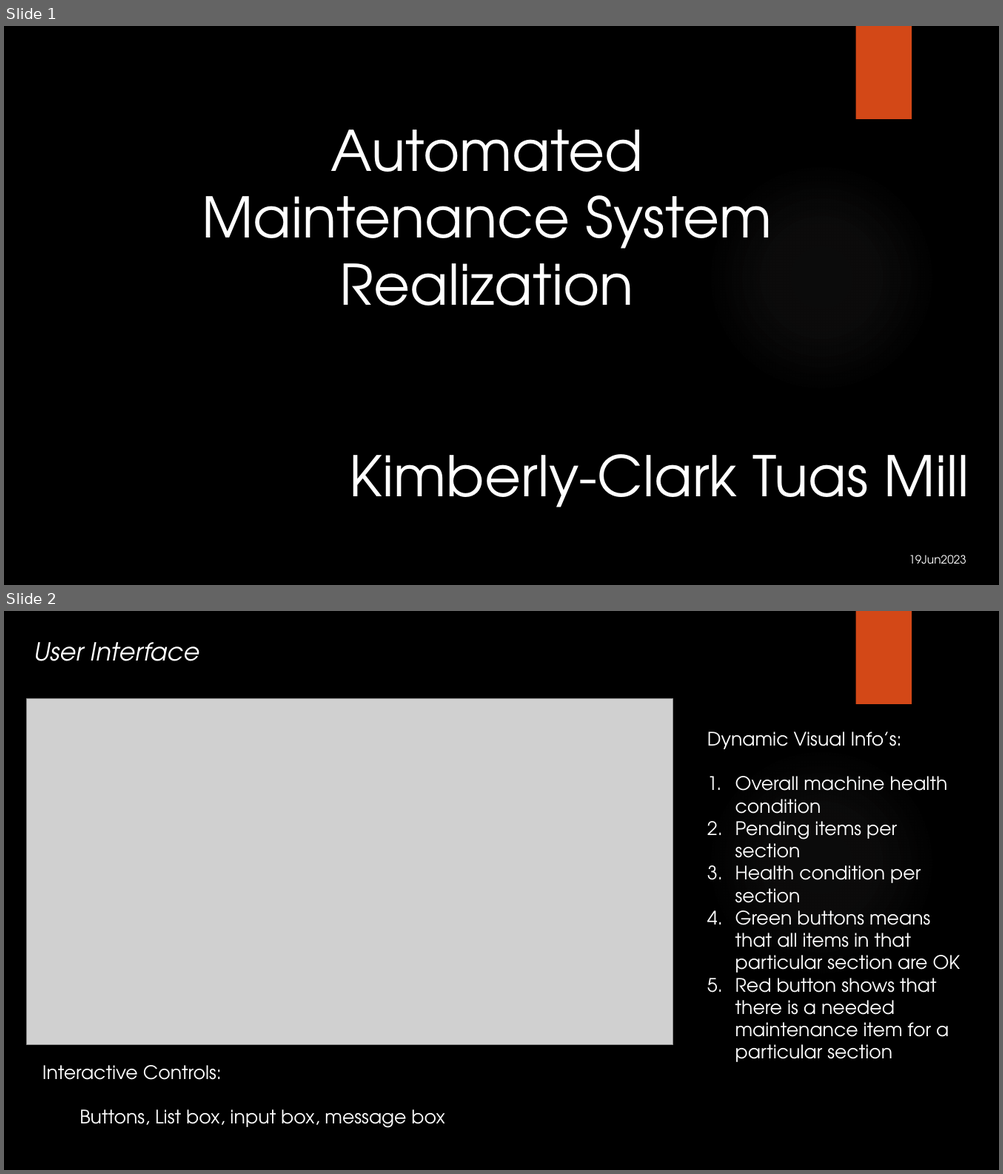
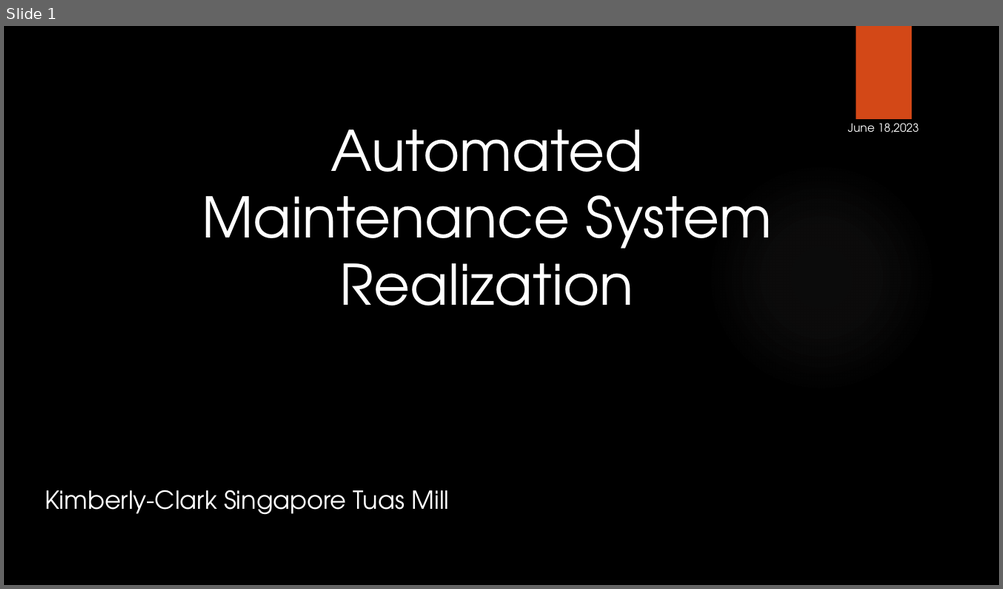
Before and after one commit to richard-DT/AutomatedPreventiveMaintenance, a slide deck: Automated Maintenance System.pptx. Shown one above the other, each under a label of ours: slides 1 and 2 before the commit, slide 1 after it. The pictures are 1003x1174 and 1003x589 pixels, drawn with LibreOffice and Linux fonts; fonts in the diff are those of the drawing; grey boxes stand for pictures; background and template pictures are left out. Boxes give left, top, right and bottom in pixels: in the first picture for what was removed or moved away, otherwise in the second. Text is boxed around its words. In the diff, an @@ line names an element or a change of style, - is before the commit and + after.

```diff
--- a/Automated Maintenance System.pptx
+++ b/Automated Maintenance System.pptx
@@ slide 2 removed at box(4, 611, 999, 1170), background picture (left out); not listed: 2 template elements that a slide beside it also shows @@
@@ text removed at box(34, 642, 199, 661) @@
-User Interface
@@ picture removed at box(26, 699, 672, 1045) @@
@@ text removed at box(707, 732, 960, 1062) @@
-Dynamic Visual Info’s:
-1. Overall machine health condition
-2. Pending items per section
-3. Health condition per section
-4. Green buttons means that all items in that particular section are OK
-5. Red button shows that there is a needed maintenance item for a particular section
@@ text removed at box(42, 1065, 444, 1128) @@
-Interactive Controls:
-Buttons, List box, input box, message box
@@ slide 1 changed as well @@
@@ text added at box(848, 123, 919, 133), 11 pt, text #FFFFFF @@
+June 18,2023
@@ text at box(45, 490, 449, 515): text changed; size 54 to 24 pt @@
-Kimberly-Clark Tuas Mill
+Kimberly-Clark Singapore Tuas Mill
@@ text removed at box(908, 555, 965, 565) @@
-19Jun2023
```
Also in this commit, not shown: 2 other slides changed, 4 slides added.
